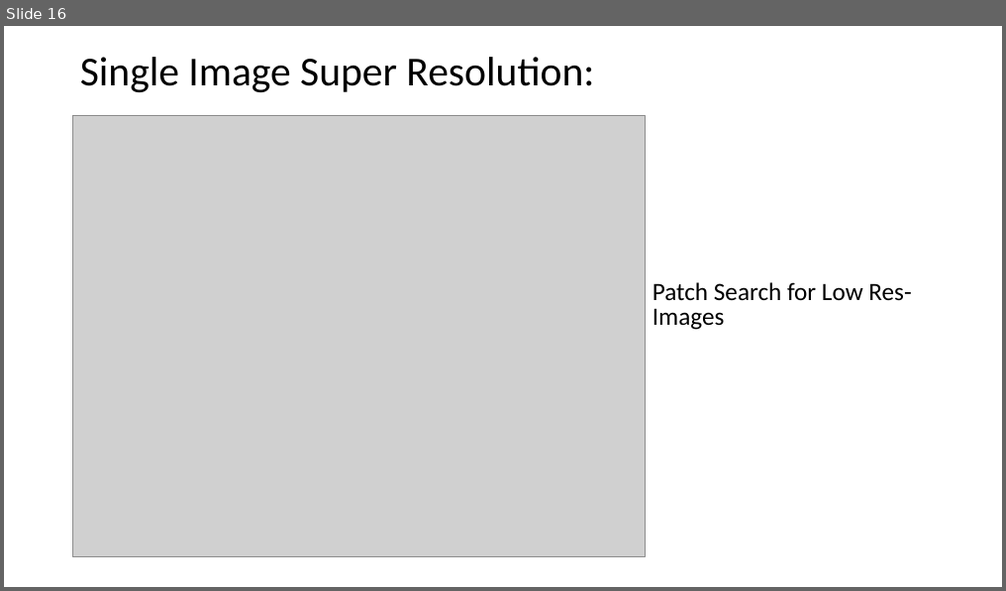
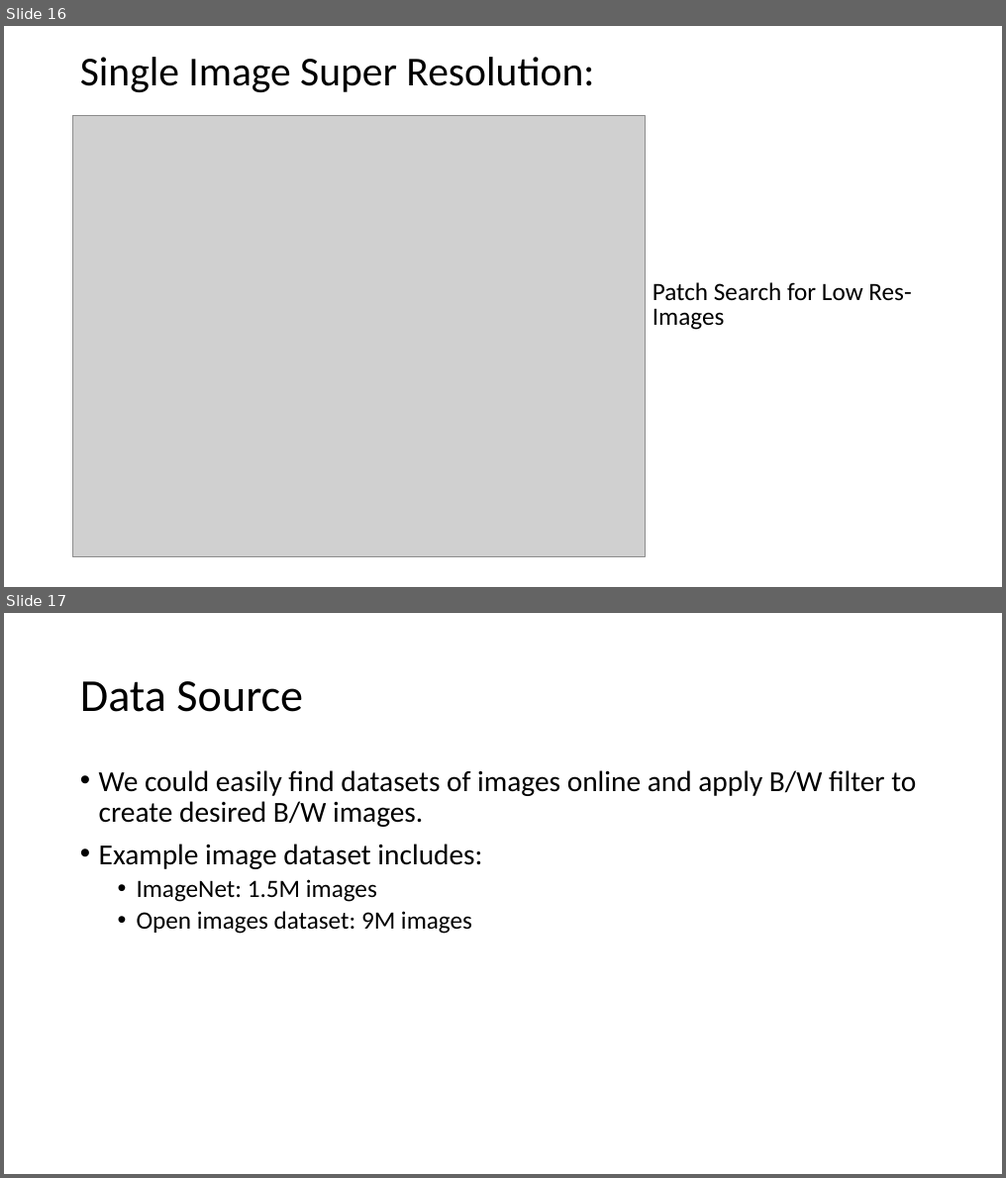
Before and after one commit to GPUPhobia/PaperReview, a slide deck: Proposal.pptx. Shown one above the other, each under a label of ours: slide 16 before the commit, slides 16 and 17 after it. The pictures are 1006x591 and 1006x1178 pixels, drawn with LibreOffice and Linux fonts; fonts in the diff are those of the drawing; grey boxes stand for pictures. Boxes give left, top, right and bottom in pixels: in the first picture for what was removed or moved away, otherwise in the second. Text is boxed around its words. In the diff, an @@ line names an element or a change of style, - is before the commit and + after.

Commit message:
some modifications and added dataset info

```diff
--- a/Proposal.pptx
+++ b/Proposal.pptx
@@ slide 17 added at box(4, 613, 1002, 1174), background #FFFFFF @@
@@ title added at box(80, 681, 303, 712), 44 pt, text #000000 @@
+Data Source
@@ text added at box(99, 770, 916, 934), 28 pt, text #000000 @@
+• We could easily find datasets of images online and apply B/W filter to create desired B/W images.
+• Example image dataset includes:
+  • ImageNet: 1.5M images
+  • Open images dataset: 9M images
```
Also in this commit, not shown: 7 slides changed, 3 other slides added, 3 slides removed.
